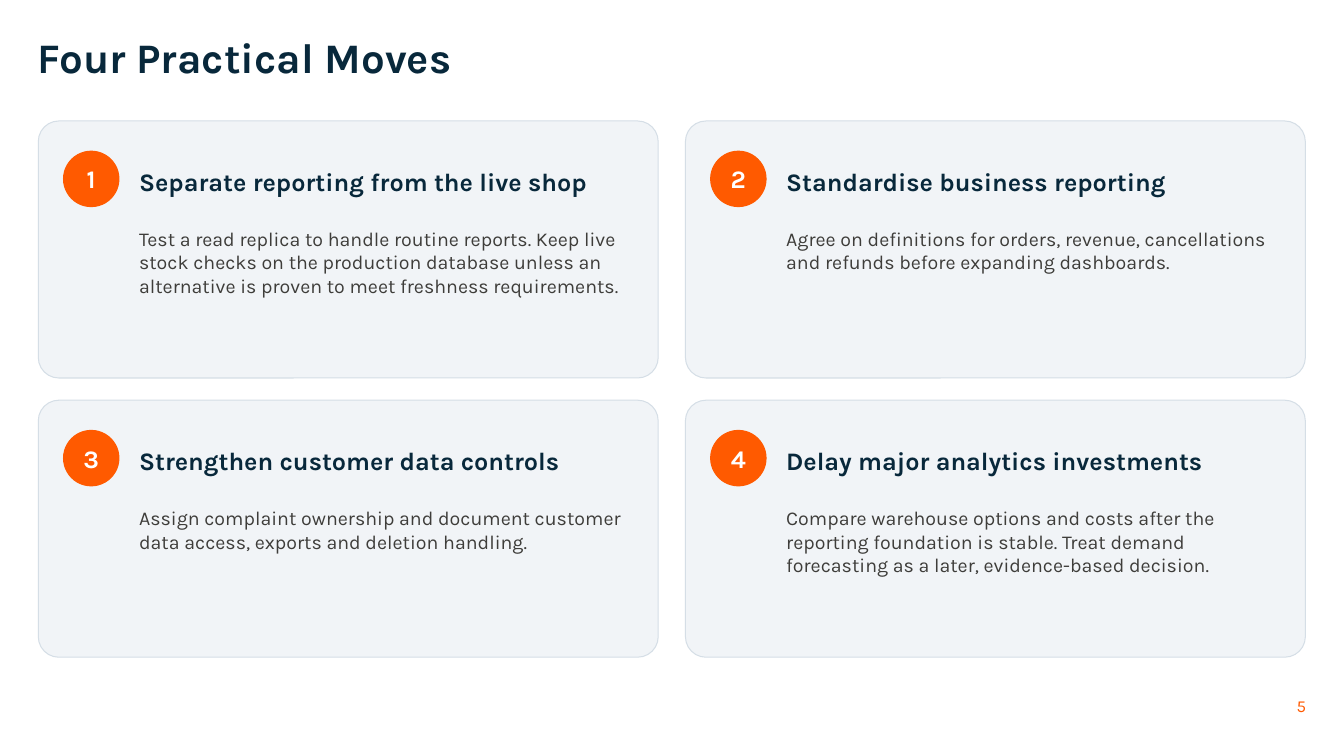
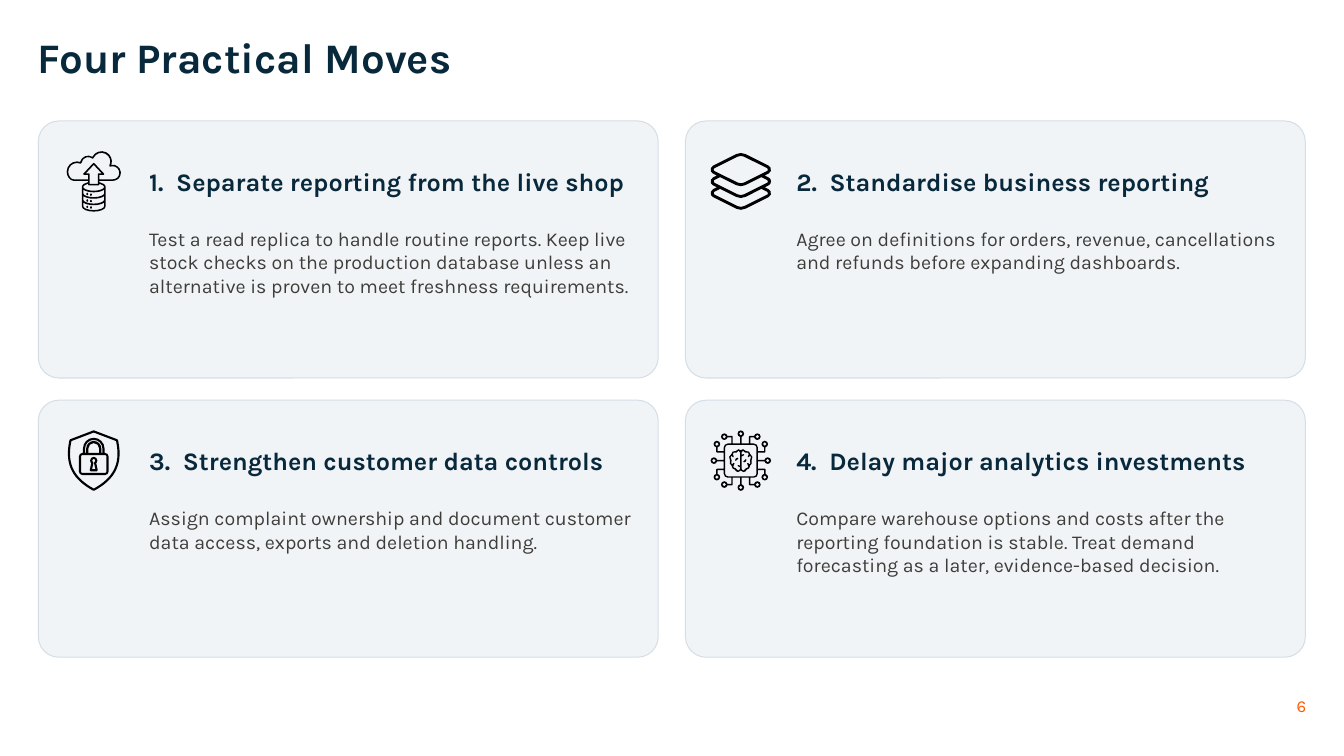
Before and after one commit to 3nochy/kloud-kart-data-engineering-strategy, a slide deck: slide 6 of Kloud-Kart-Board-Presentation.pptx (slide 5 before the commit). Drawn at 1344x756 pixels with LibreOffice and Linux fonts; fonts in the diff are those of the drawing; background and template pictures are left out. Boxes give left, top, right and bottom in pixels: in the first picture for what was removed or moved away, otherwise in the second. Text is boxed around its words. In the diff, an @@ line names an element or a change of style, - is before the commit and + after.

```diff
--- a/Kloud-Kart-Board-Presentation.pptx
+++ b/Kloud-Kart-Board-Presentation.pptx
@@ ellipse removed at (64,151,119,207) @@
-1
@@ freeform shape added at (67,151,121,212), fill #000000 @@
@@ text at (149,173,624,197): text changed @@
-Separate reporting from the live shop
+1. Separate reporting from the live shop
@@ ellipse removed at (711,151,766,207) @@
-2
@@ freeform shape added at (711,153,771,210), fill #000000 @@
@@ text at (796,173,1209,197): text changed @@
-Standardise business reporting
+2. Standardise business reporting
@@ text "Test a read replica to ...": place and size @@
-text "Test a read replica to ..." at (139,232,618,298)
+text "Test a read replica to ..." at (149,232,628,298)
@@ text "Agree on definitions for orders, ...": place and size @@
-text "Agree on definitions for orders, ..." at (786,232,1266,274)
+text "Agree on definitions for orders, ..." at (796,232,1276,274)
@@ ellipse removed at (64,431,119,486) @@
-3
@@ freeform shape added at (68,431,119,491), fill #000000 @@
@@ ellipse removed at (711,431,766,486) @@
-4
@@ freeform shape added at (711,431,771,491), fill #000000 @@
@@ text at (149,452,603,477): text changed @@
-Strengthen customer data controls
+3. Strengthen customer data controls
@@ text at (796,452,1246,477): text changed @@
-Delay major analytics investments
+4. Delay major analytics investments
@@ text "Assign complaint ownership and document ...": place and size @@
-text "Assign complaint ownership and document ..." at (139,511,621,554)
+text "Assign complaint ownership and document ..." at (149,511,631,554)
@@ text "Compare warehouse options and costs ...": place and size @@
-text "Compare warehouse options and costs ..." at (786,511,1214,577)
+text "Compare warehouse options and costs ..." at (796,511,1224,577)
@@ page number at (1297,701,1307,712): text changed @@
-5
+6
```
Also in this commit, not shown: 7 other slides changed, 4 slides added, 1 slide removed.
